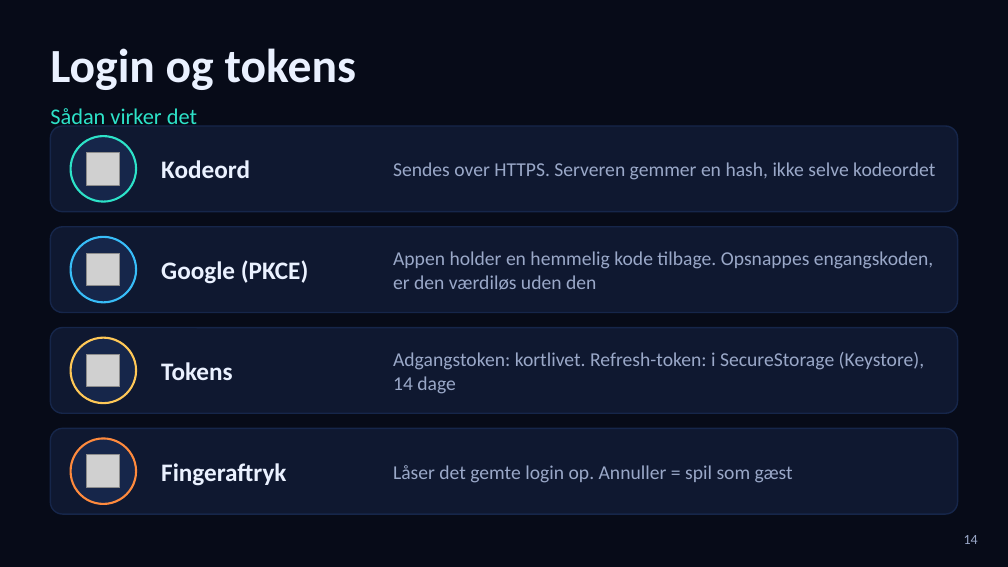
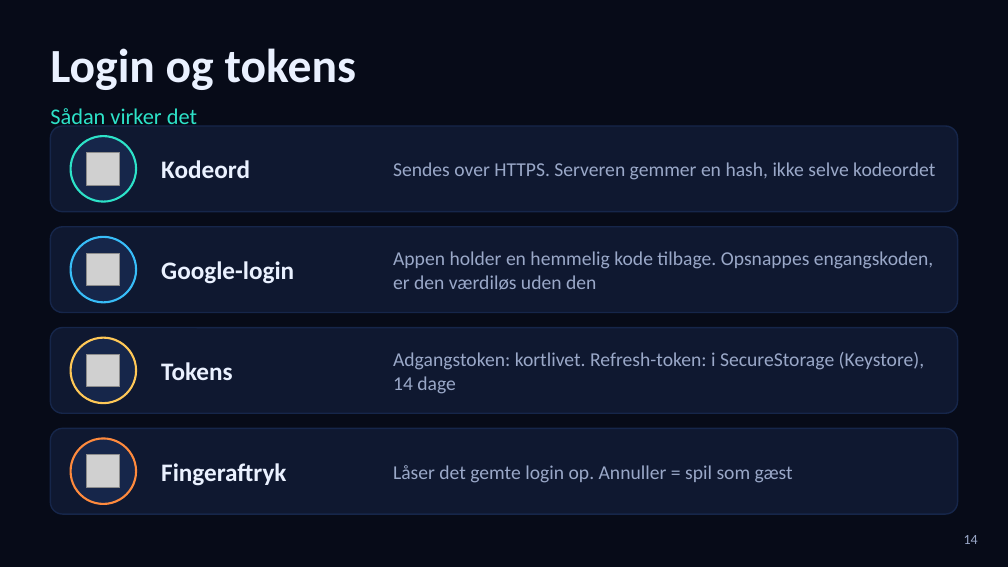
Before and after one commit to RedSkia/TiltMaze, a slide deck: slide 14 of docs/TiltMaze.pptx. Drawn at 1008x567 pixels with LibreOffice and Linux fonts; fonts in the diff are those of the drawing; grey boxes stand for pictures. Boxes give left, top, right and bottom in pixels: in the first picture for what was removed or moved away, otherwise in the second. Text is boxed around its words. In the diff, an @@ line names an element or a change of style, - is before the commit and + after.

```diff
--- a/docs/TiltMaze.pptx
+++ b/docs/TiltMaze.pptx
@@ text at box(161, 261, 294, 284): text changed @@
-Google (PKCE)
+Google-login
```
Also in this commit, not shown: 10 other slides changed, 1 slide removed, 2 other files.
